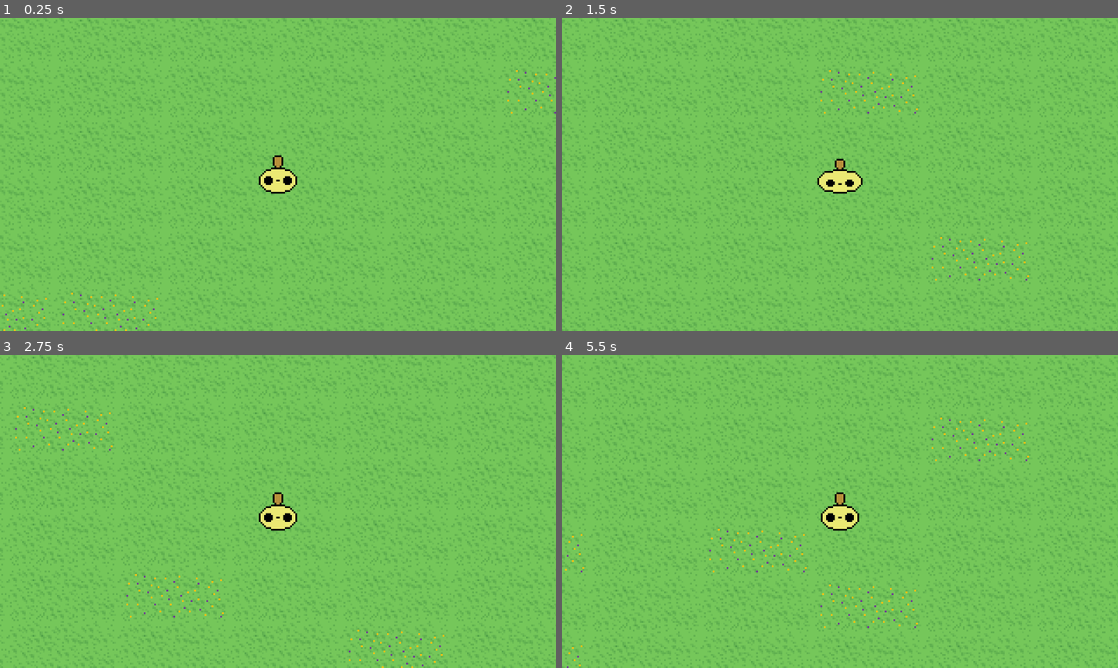
Above: before the commit, frames 1-4 (two rows, left to right).
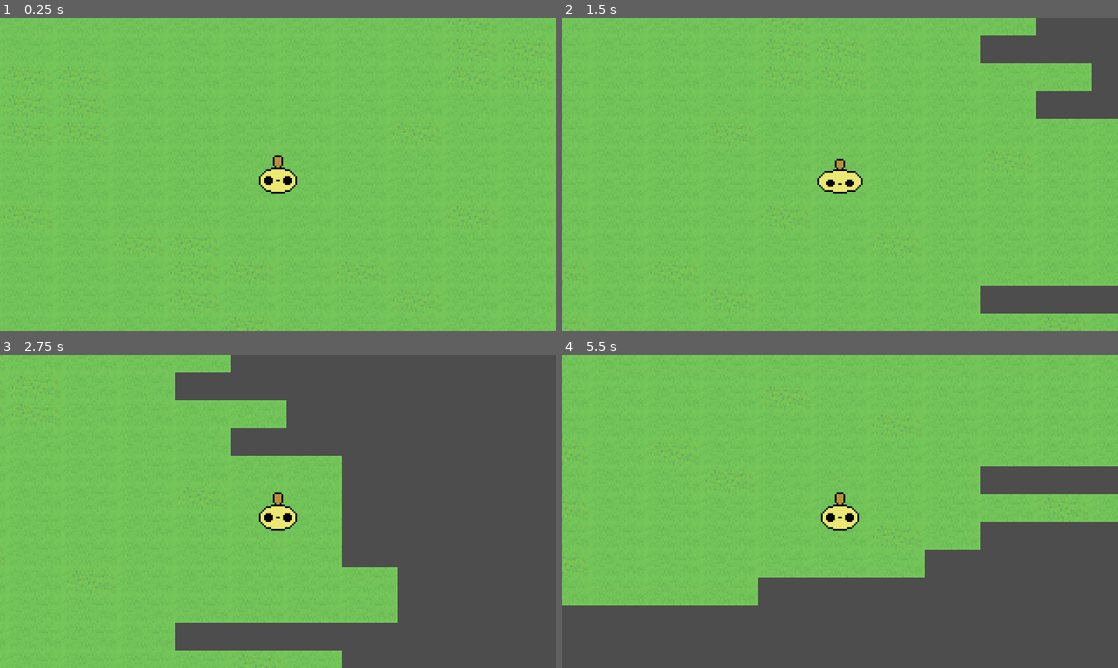
Above: after the commit, the same moments.

Repository: LeftTenant/CreamBun
Game: Godot game, scene res://world/world.tscn
Same seed, same stepped clock (60 frames per second), same inputs: the game is played once before the commit and once after it.
Inputs (mouse positions are in pixels of both pictures, inside the frame that each line leads up to):
- Up to frame 1 (0.25 s): no input
- Up to frame 2 (1.5 s): tap Enter at 0.5 s; move the mouse to (962, 158) at 0.52 s; hold D (move_right) 0.53-1.25 s; hold E (notebook_equip) 0.53-1.25 s; click (962, 158) at 0.67 s; drag from (728, 190) to (812, 237) at 1.27 s
- Up to frame 3 (2.75 s): move the mouse to (333, 442) at 2.02 s; hold D (move_right) from 2.03 s (still down); hold Page Down (notebook_page_prev) from 2.03 s (still down)
- Up to frame 4 (5.5 s): release D (move_right) at 2.75 s; release Page Down (notebook_page_prev) at 2.75 s; drag from (812, 574) to (673, 464) at 2.77 s; move the mouse to (1006, 558) at 3.52 s; hold A (move_left) 3.53-4.25 s; hold T (notebook_throw) 3.53-4.25 s; drag from (673, 464) to (756, 433) at 4.27 s; tap Space at 5 s; move the mouse to (867, 511) at 5.02 s; hold S (move_down) from 5.03 s (still down); hold E (notebook_equip) from 5.03 s (still down); click (867, 511) at 5.17 s

The runs differ from the first frame. In frame 1, 1.2% of the frame differs, in the area x 0-100%, y 0-100%; in frame 2, 7.9%; in frame 3, 46%; in frame 4, 34%.

Commit message:
World-collision slice 2: 32x16 tile geometry and named physics layers
Rescales the tile grid from 64x32 to 32x16 (design §4), rescales the
grass/flower-grass placeholder textures to match, drops the throwaway
ground_placeholder tileset, and names the three global 2D physics layers
(world/player/interactable, design §11) so later slices can assign
collision_layer/mask by name.

Fixes a spawn-position regression the rescale introduced: the player's
authored position was in pixels and didn't follow the tile-grid halving,
landing off the painted island — moved to the equivalent tile at the new
scale, with the test_world_scene.gd regression guard updated in lockstep.

Diff:
--- a/project.godot
+++ b/project.godot
@@ -109,6 +109,12 @@
 ]
 }
 
+[layer_names]
+
+2d_physics/layer_1="world"
+2d_physics/layer_2="player"
+2d_physics/layer_3="interactable"
+
 [rendering]
 
 textures/canvas_textures/default_texture_filter=0
--- /dev/null
+++ b/tests/integration/world/test_tile_geometry.gd
@@ -0,0 +1,226 @@
+## test_tile_geometry.gd
+## Integration tests for the Slice 2 tile-geometry rescale in world/world.tscn
+## — verifying the *instantiated* scene's TileSet, not just the raw .tscn
+## text, since a TileSet's sub-resources (atlas sources, tile_size) are only
+## reliably inspectable through the live TileSet API once the scene graph
+## exists.
+##
+## This file mirrors the source location: world/ → tests/integration/world/.
+## It is a sibling of test_world_scene.gd (the Issue #36 spawn-position
+## regression test) — kept as a separate file because it targets a different
+## slice with a different set of assertions (TileSet geometry vs. Player
+## spawn position), not because either file is wrong on its own.
+##
+## Design reference: docs/features/world-collision/design.md §4, §4.1
+## Test plan: docs/features/world-collision/slice-2-tile-geometry-test-plan.md
+##
+## Requires GUT: https://github.com/bitwes/Gut
+##
+## Run in the Godot editor:
+##   Project > Tools > GUT > Run All Tests
+## or via CLI:
+##   godot --headless -s addons/gut/gut_cmdln.gd \
+##     -gselect=test_tile_geometry.gd -gexit
+
+class_name TestTileGeometry
+extends GutTest
+
+
+const WORLD_SCENE_PATH: String = "res://world/world.tscn"
+
+# The Slice 2 tile size (design doc §4): the grid stays square
+# (TileSet.tile_shape defaults to SQUARE, unchanged), but each cell shrinks
+# from 64×32 to 32×16 to double on-screen tile density at the 320×180
+# viewport.
+const EXPECTED_TILE_SIZE: Vector2i = Vector2i(32, 16)
+
+# Text fragment that must not appear anywhere in world.tscn once the
+# placeholder ground texture is dropped (design doc §4.1). Checked against
+# both the raw file text and every atlas source's texture path, so a stale
+# ext_resource declaration is caught even if no TileSetAtlasSource still
+# points at it.
+const PLACEHOLDER_TEXTURE_NAME: String = "ground_placeholder.png"
+
+
+# ---------------------------------------------------------------------------
+# Helpers
+# ---------------------------------------------------------------------------
+
+## Instantiate world.tscn under the test tree (add_child_autofree frees it
+## automatically at test teardown) and return the root node, or null (with a
+## failed assertion already recorded) if the scene cannot be loaded or
+## instantiated.
+func _instantiate_world() -> Node:
+	var packed: PackedScene = load(WORLD_SCENE_PATH)
+	assert_not_null(packed, "world/world.tscn should load as a PackedScene")
+	if packed == null:
+		return null
+
+	var world: Node = packed.instantiate()
+	assert_not_null(world, "world/world.tscn should instantiate without errors")
+	if world == null:
+		return null
+
+	add_child_autofree(world)
+	return world
+
+
+## Recursively find the first TileMapLayer under `root`. Written as a search
+## rather than a fixed node path (e.g. "TileMapLayer") so this test survives
+## the Ground/Solids layer-structure rework described in design doc §6.1,
+## which is a later slice, not this one — only the tile geometry is in scope
+## here.
+func _find_tile_map_layer(root: Node) -> TileMapLayer:
+	if root is TileMapLayer:
+		return root as TileMapLayer
+	for child in root.get_children():
+		var found: TileMapLayer = _find_tile_map_layer(child)
+		if found != null:
+			return found
+	return null
+
+
+## Return every TileSetAtlasSource in `tile_set`. world.tscn currently has
+## only atlas sources, but this skips any other TileSetSource subtype rather
+## than assuming that stays true.
+func _atlas_sources(tile_set: TileSet) -> Array[TileSetAtlasSource]:
+	var sources: Array[TileSetAtlasSource] = []
+	for i in tile_set.get_source_count():
+		var source_id: int = tile_set.get_source_id(i)
+		var source: TileSetSource = tile_set.get_source(source_id)
+		if source is TileSetAtlasSource:
+			sources.append(source as TileSetAtlasSource)
+	return sources
+
+
+## Read the raw text of world.tscn off disk — used only for the
+## placeholder-texture-reference and dependency-existence checks below, which
+## are textual questions ("is this string gone", "does this path exist") more
+## directly answered by reading the file than by walking the TileSet API.
+func _read_world_tscn_text() -> String:
+	var file: FileAccess = FileAccess.open(WORLD_SCENE_PATH, FileAccess.READ)
+	assert_not_null(file, "world/world.tscn should exist and be readable")
+	if file == null:
+		return ""
+	var contents: String = file.get_as_text()
+	file.close()
+	return contents
+
+
+## Shared setup for the TileSet-inspection tests below: instantiate the
+## world scene and pull out its TileMapLayer's TileSet. Returns null (with a
+## failed assertion already recorded) if any step along the way fails.
+func _get_world_tile_set() -> TileSet:
+	var world: Node = _instantiate_world()
+	if world == null:
+		return null
+
+	var layer: TileMapLayer = _find_tile_map_layer(world)
+	assert_not_null(layer, "world.tscn should contain a TileMapLayer")
+	if layer == null:
+		return null
+
+	var tile_set: TileSet = layer.tile_set
+	assert_not_null(tile_set, "the TileMapLayer should have a TileSet assigned")
+	return tile_set
+
+
+# ---------------------------------------------------------------------------
+# TileSet.tile_size
+# ---------------------------------------------------------------------------
+
+func test_tile_set_tile_size_is_32x16() -> void:
+	# Design doc §4: TILE_SIZE becomes Vector2i(32, 16), replacing the old
+	# 64×32 tiles.
+	var tile_set: TileSet = _get_world_tile_set()
+	if tile_set == null:
+		return
+	assert_eq(tile_set.tile_size, EXPECTED_TILE_SIZE,
+			"world.tscn's TileSet.tile_size should be Vector2i(32, 16) — design doc §4")
+
+
+# ---------------------------------------------------------------------------
+# Atlas source texture_region_size
+# ---------------------------------------------------------------------------
+
+func test_all_atlas_sources_have_32x16_texture_region_size() -> void:
+	# Every TileSetAtlasSource must agree with the TileSet's own tile_size, or
+	# the atlas slices its texture into the wrong cell size regardless of what
+	# TileSet.tile_size says (design doc §4.1).
+	var tile_set: TileSet = _get_world_tile_set()
+	if tile_set == null:
+		return
+
+	var sources: Array[TileSetAtlasSource] = _atlas_sources(tile_set)
+	assert_gt(sources.size(), 0, "the TileSet should have at least one TileSetAtlasSource")
+
+	for source in sources:
+		var texture_path: String = source.texture.resource_path if source.texture != null else "<no texture>"
+		assert_eq(source.texture_region_size, EXPECTED_TILE_SIZE,
+				(
+				"every TileSetAtlasSource's texture_region_size should be "
+				+ "Vector2i(32, 16) (source texture: %s)"
+				) % texture_path)
+
+
+# ---------------------------------------------------------------------------
+# ground_placeholder.png removal
+# ---------------------------------------------------------------------------
+
+func test_no_atlas_source_references_ground_placeholder_texture() -> void:
+	# Design doc §4.1: ground_placeholder.png is throwaway placeholder art and
+	# should be dropped from the TileSet entirely, not just left unused by it.
+	var tile_set: TileSet = _get_world_tile_set()
+	if tile_set == null:
+		return
+
+	for source in _atlas_sources(tile_set):
+		var texture_path: String = source.texture.resource_path if source.texture != null else ""
+		assert_false(texture_path.contains(PLACEHOLDER_TEXTURE_NAME),
+				(
+				"no TileSetAtlasSource should reference %s (source texture: %s)"
+				) % [PLACEHOLDER_TEXTURE_NAME, texture_path])
+
+
+func test_world_tscn_has_no_ground_placeholder_reference() -> void:
+	# Belt-and-braces textual check: even a stale, unused ext_resource line
+	# referencing ground_placeholder.png should be gone from the file, not
+	# just unreferenced by any TileSetAtlasSource.
+	var contents: String = _read_world_tscn_text()
+	if contents.is_empty():
+		return
+	assert_false(contents.contains(PLACEHOLDER_TEXTURE_NAME),
+			"world.tscn should contain no reference to %s" % PLACEHOLDER_TEXTURE_NAME)
+
+
+# ---------------------------------------------------------------------------
+# Scene instantiates without errors or missing-dependency warnings
+# ---------------------------------------------------------------------------
+
+func test_world_scene_instantiates_with_all_dependencies_present() -> void:
+	# A missing-dependency warning happens when an ext_resource path in
+	# world.tscn points at a file that no longer exists on disk (e.g. left
+	# dangling after the texture/TileSet edits this slice makes). Parse every
+	# ext_resource path out of the raw text and confirm the file backing it
+	# still exists, then confirm the scene actually instantiates.
+	var contents: String = _read_world_tscn_text()
+	if contents.is_empty():
+		return
+
+	# https://docs.godotengine.org/en/stable/classes/class_regex.html
+	var regex := RegEx.new()
+	regex.compile("path=\"(res://[^\"]+)\"")
+	var matches: Array[RegExMatch] = regex.search_all(contents)
+	assert_gt(matches.size(), 0, "world.tscn should declare at least one ext_resource path")
+
+	for regex_match in matches:
+		var res_path: String = regex_match.get_string(1)
+		assert_true(FileAccess.file_exists(res_path),
+				"ext_resource path %s referenced by world.tscn should exist on disk" % res_path)
+
+	# Complements the file-existence check above with an actual instantiate()
+	# call — confirms the scene loads and builds its node tree cleanly, not
+	# just that its listed dependency paths resolve.
+	var world: Node = _instantiate_world()
+	assert_not_null(world,
+			"world.tscn should instantiate cleanly with all dependencies present")
--- a/tests/integration/world/test_world_scene.gd
+++ b/tests/integration/world/test_world_scene.gd
@@ -7,7 +7,7 @@
 ##
 ## Issue #36 regression: world.gd._ready() unconditionally called
 ## _place_player_at_viewport_centre(), which overwrote the scene-authored
-## Player.position (Vector2(576, 352) in world.tscn) with the viewport centre
+## Player.position (Vector2(288, 176) in world.tscn) with the viewport centre
 ## on every launch. The fix removes that call so the Player keeps whatever
 ## position world.tscn gives it. This test instantiates the real world.tscn
 ## (not a mock) so it exercises the actual _ready() call chain, not just the
@@ -40,7 +40,7 @@
 # .tscn file — so this test independently pins the expected spawn point; if
 # someone changes the authored position in the editor without updating this
 # constant, the test will fail and flag the drift for review.
-const EXPECTED_SPAWN_POSITION: Vector2 = Vector2(576, 352)
+const EXPECTED_SPAWN_POSITION: Vector2 = Vector2(288, 176)
 
 
 # ---------------------------------------------------------------------------
--- /dev/null
+++ b/tests/unit/resources/sprites/terrain/test_terrain_tile_dimensions.gd
@@ -0,0 +1,79 @@
+## test_terrain_tile_dimensions.gd
+## Unit tests for the terrain textures under resources/sprites/terrain/ —
+## verifying the Slice 2 rescale from 64×32 to 32×16 pixels.
+##
+## Slice 2 halves TILE_SIZE from Vector2i(64, 32) to Vector2i(32, 16) (design
+## doc §4) to double on-screen tile density at the 320×180 viewport. The two
+## flat terrain textures are a "trivial rescale" per §4.1 — no content change,
+## just half the pixel dimensions.
+##
+## These tests load the PNGs through Godot's normal imported-resource path
+## (`load()`, returning a CompressedTexture2D backed by the existing .import
+## file) rather than reading the file bytes directly with Image.load(). The
+## engine warns "Loaded resource as image file, this will not work on
+## export" whenever Image.load() is pointed at a res:// path that already
+## has a texture import — GUT's default policy fails any test that logs an
+## unexpected engine warning, so Image.load() must be avoided here even
+## though its pixel-size result would otherwise be equivalent.
+## https://docs.godotengine.org/en/stable/classes/class_resourceloader.html#class-resourceloader-method-load
+## https://docs.godotengine.org/en/stable/classes/class_compressedtexture2d.html
+##
+## Design reference: docs/features/world-collision/design.md §4, §4.1
+## Test plan: docs/features/world-collision/slice-2-tile-geometry-test-plan.md
+##
+## Requires GUT: https://github.com/bitwes/Gut
+##
+## Run in the Godot editor:
+##   Project > Tools > GUT > Run All Tests
+## or via CLI:
+##   godot --headless -s addons/gut/gut_cmdln.gd \
+##     -gselect=test_terrain_tile_dimensions.gd -gexit
+
+class_name TestTerrainTileDimensions
+extends GutTest
+
+
+# The Slice 2 tile size (design doc §4). Both terrain textures must match
+# this exactly — a TileSetAtlasSource slices its texture assuming every tile
+# cell is this size, so a mismatched source image misaligns the whole atlas.
+const EXPECTED_SIZE: Vector2i = Vector2i(32, 16)
+
+const GRASS_PATH: String = "res://resources/sprites/terrain/grass.png"
+# Filename has a literal space — this is the actual on-disk name (see
+# resources/sprites/terrain/), not a typo.
+const FLOWER_GRASS_PATH: String = "res://resources/sprites/terrain/flower grass.png"
+
+
+# ---------------------------------------------------------------------------
+# Helper
+# ---------------------------------------------------------------------------
+
+## Load a texture through the normal imported-resource path (using the
+## existing .import file, same as any scene would) and return its pixel
+## size. Fails the test and returns Vector2i.ZERO if the resource cannot be
+## loaded.
+func _load_texture_size(path: String) -> Vector2i:
+	var texture: CompressedTexture2D = load(path)
+	assert_not_null(texture, "load() should succeed for %s" % path)
+	if texture == null:
+		return Vector2i.ZERO
+	return Vector2i(texture.get_width(), texture.get_height())
+
+
+# ---------------------------------------------------------------------------
+# Tests
+# ---------------------------------------------------------------------------
+
+func test_grass_png_is_32x16() -> void:
+	# Rescaled from 64×32 to 32×16 to match the new TILE_SIZE (design doc
+	# §4.1). Fails until the art file itself is resized on disk.
+	var size: Vector2i = _load_texture_size(GRASS_PATH)
+	assert_eq(size, EXPECTED_SIZE,
+			"grass.png should be 32×16 after the Slice 2 tile-size rescale (got %s)" % size)
+
+
+func test_flower_grass_png_is_32x16() -> void:
+	# Same rescale as grass.png — see design doc §4.1.
+	var size: Vector2i = _load_texture_size(FLOWER_GRASS_PATH)
+	assert_eq(size, EXPECTED_SIZE,
+			"'flower grass.png' should be 32×16 after the Slice 2 tile-size rescale (got %s)" % size)
--- /dev/null
+++ b/tests/unit/test_project_layer_names.gd
@@ -0,0 +1,68 @@
+## test_project_layer_names.gd
+## Unit tests for the named 2D physics layers added by Slice 2
+## (world-collision design doc §11) — project.godot's [layer_names] section.
+##
+## `project.godot` currently names no physics layers, so every collision_layer
+## / collision_mask checkbox in the editor is an unlabelled number. Slice 2
+## names the first three:
+##   2d_physics/layer_1 = "world"          — solid terrain + props, static
+##   2d_physics/layer_2 = "player"         — Cream Bun
+##   2d_physics/layer_3 = "interactable"   — Area2D triggers (doorways, forage
+##                                           spots, NPCs) — declared now but not
+##                                           built yet, per §11, so the layer
+##                                           number isn't silently claimed later
+##
+## WHY ProjectSettings AND NOT raw file text: the on-disk [layer_names]
+## section stores keys without the "layer_names/" prefix (the section header
+## supplies it) — e.g. `2d_physics/layer_1="world"` — whereas the effective
+## runtime setting is namespaced as "layer_names/2d_physics/layer_1". Reading
+## the runtime value via ProjectSettings.get_setting() tests the thing that
+## actually matters (what collision_layer/mask editors and code will see) and
+## sidesteps ever having to keep a duplicated raw-text parser in sync with
+## Godot's section-header-prefixing behavior. This mirrors the ProjectSettings
+## approach used in test_display_settings.gd for keys whose on-disk text
+## representation isn't a simple guaranteed literal.
+##
+## Design reference: docs/features/world-collision/design.md §11
+## Test plan: docs/features/world-collision/slice-2-tile-geometry-test-plan.md
+##
+## Requires GUT: https://github.com/bitwes/Gut
+##
+## Run in the Godot editor:
+##   Project > Tools > GUT > Run All Tests
+## or via CLI:
+##   godot --headless -s addons/gut/gut_cmdln.gd \
+##     -gselect=test_project_layer_names.gd -gexit
+
+class_name TestProjectLayerNames
+extends GutTest
+
+
+func test_layer_1_is_named_world() -> void:
+	# Layer 1: solid terrain + props, static — WorldProp and the Solids
+	# TileMapLayer both live here (design doc §11 table).
+	assert_eq(
+			ProjectSettings.get_setting("layer_names/2d_physics/layer_1", ""),
+			"world",
+			"2d_physics/layer_1 should be named 'world' — design doc §11"
+	)
+
+
+func test_layer_2_is_named_player() -> void:
+	# Layer 2: Cream Bun. The Player node's collision_layer should live here.
+	assert_eq(
+			ProjectSettings.get_setting("layer_names/2d_physics/layer_2", ""),
+			"player",
+			"2d_physics/layer_2 should be named 'player' — design doc §11"
+	)
+
+
+func test_layer_3_is_named_interactable() -> void:
+	# Layer 3: Area2D triggers — doorways, forage spots, NPCs. Named now, built
+	# later (shared/interactable.gd is a future seam per design doc §11), so
+	# the layer number is reserved and can't drift into meaning something else.
+	assert_eq(
+			ProjectSettings.get_setting("layer_names/2d_physics/layer_3", ""),
+			"interactable",
+			"2d_physics/layer_3 should be named 'interactable' — design doc §11"
+	)
--- a/world/world.tscn
+++ b/world/world.tscn
@@ -2,30 +2,22 @@
 
 [ext_resource type="Script" uid="uid://dy4kvsd5hfqoq" path="res://world/world.gd" id="1_world"]
 [ext_resource type="PackedScene" uid="uid://beaja7keolaqd" path="res://player/player.tscn" id="2_player"]
-[ext_resource type="Texture2D" uid="uid://dcnjsu22waidp" path="res://resources/tilesets/ground_placeholder.png" id="2_tcf2h"]
 [ext_resource type="PackedScene" path="res://ui/notebook/notebook.tscn" id="3_notebook"]
 [ext_resource type="Texture2D" uid="uid://clch2yj51jack" path="res://resources/sprites/terrain/grass.png" id="4_mmdvd"]
 [ext_resource type="Texture2D" uid="uid://xqvf201uswvm" path="res://resources/sprites/terrain/flower grass.png" id="5_fn3g3"]
 
-[sub_resource type="TileSetAtlasSource" id="TileSetAtlasSource_4717r"]
-resource_name = "ground"
-texture = ExtResource("2_tcf2h")
-texture_region_size = Vector2i(64, 32)
-0:0/0 = 0
-
 [sub_resource type="TileSetAtlasSource" id="TileSetAtlasSource_sc4t8"]
 texture = ExtResource("4_mmdvd")
-texture_region_size = Vector2i(64, 32)
+texture_region_size = Vector2i(32, 16)
 0:0/0 = 0
 
 [sub_resource type="TileSetAtlasSource" id="TileSetAtlasSource_ai45w"]
 texture = ExtResource("5_fn3g3")
-texture_region_size = Vector2i(64, 32)
+texture_region_size = Vector2i(32, 16)
 0:0/0 = 0
 
 [sub_resource type="TileSet" id="TileSet_h5o24"]
-tile_size = Vector2i(64, 32)
-sources/0 = SubResource("TileSetAtlasSource_4717r")
+tile_size = Vector2i(32, 16)
 sources/1 = SubResource("TileSetAtlasSource_sc4t8")
 sources/2 = SubResource("TileSetAtlasSource_ai45w")
 
@@ -34,7 +26,7 @@
 script = ExtResource("1_world")
 
 [node name="Player" parent="." unique_id=1307239076 instance=ExtResource("2_player")]
-position = Vector2(576, 352)
+position = Vector2(288, 176)
 
 [node name="Notebook" parent="." unique_id=1312945757 instance=ExtResource("3_notebook")]
 
Binary file changed: resources/sprites/terrain/flower grass.png
Binary file changed: resources/sprites/terrain/grass.png
Binary file removed: resources/tilesets/ground_placeholder.png
Not shown, removed: resources/tilesets/ground_placeholder.png.import
Not shown, added: tests/integration/world/test_tile_geometry.gd.uid
Not shown, added: tests/unit/resources/sprites/terrain/test_terrain_tile_dimensions.gd.uid
Not shown, added: tests/unit/test_project_layer_names.gd.uid
Not shown, changed: .claude/agent-memory/code-reviewer/MEMORY.md
Not shown, added: .claude/agent-memory/code-reviewer/gotcha_tilemap_geometry_review.md
Not shown, changed: .claude/agent-memory/godot-coder/MEMORY.md
Not shown, added: .claude/agent-memory/godot-coder/reference_gut_image_load_warning.md
Not shown, added: .claude/agent-memory/godot-coder/reference_tileset_source_id_renumbering.md
(and 2 more such lines)
